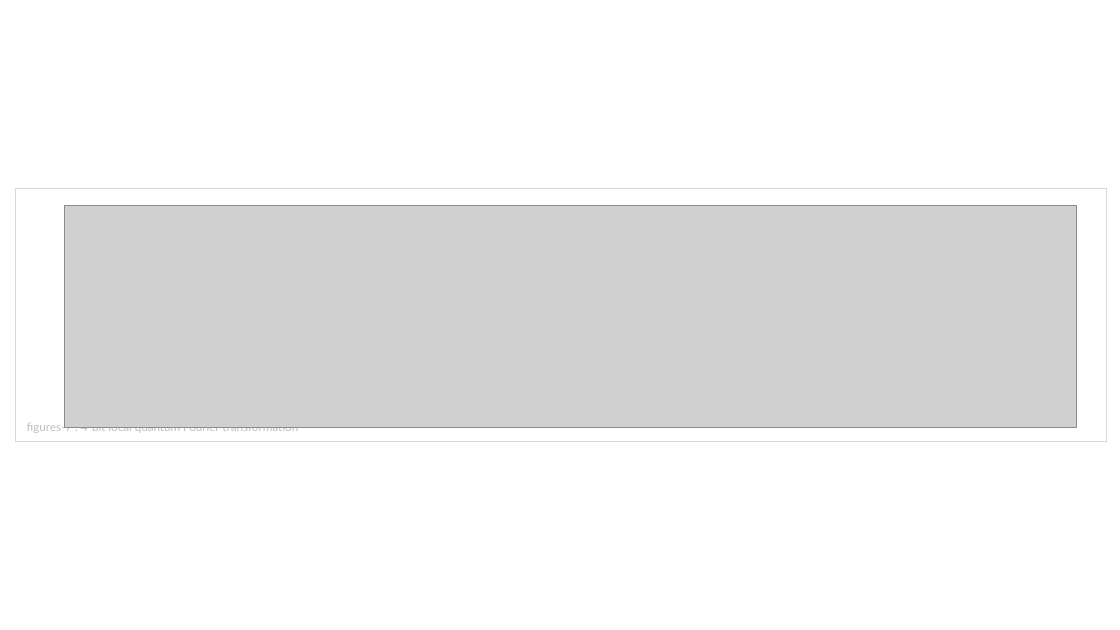
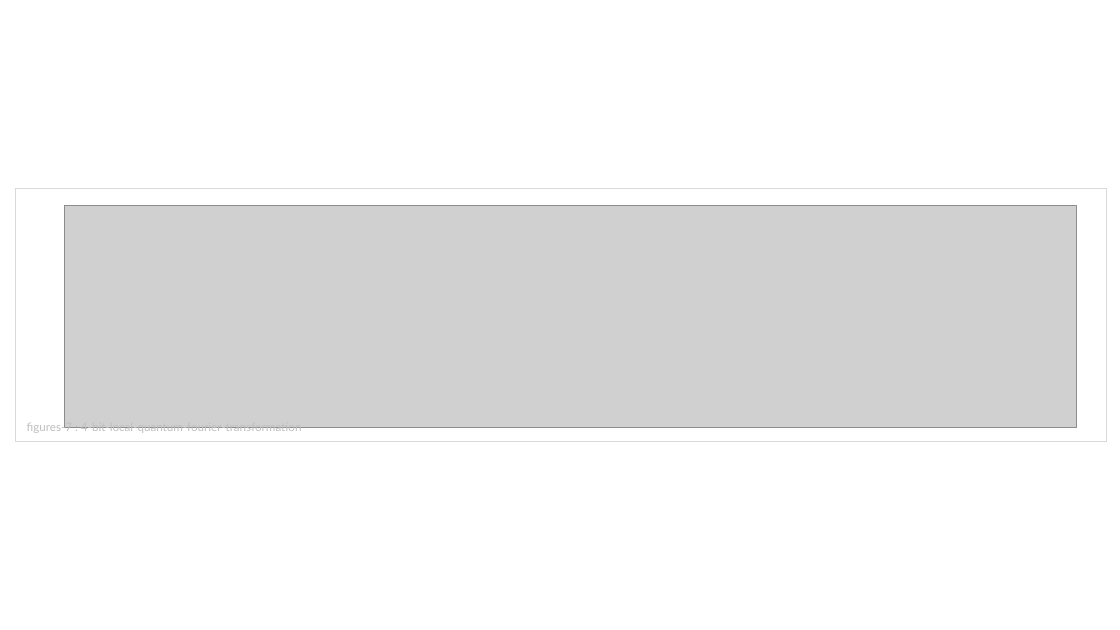
Before and after one commit to brunorijsman/quantum-internet-hackathon-2022, a slide deck: slide 8 of docs/figures/figures.pptx. Drawn at 1120x630 pixels with LibreOffice and Linux fonts; fonts in the diff are those of the drawing; grey boxes stand for pictures. Boxes give left, top, right and bottom in pixels: in the first picture for what was removed or moved away, otherwise in the second. Text is boxed around its words. In the diff, an @@ line names an element or a change of style, - is before the commit and + after.

```diff
--- a/docs/figures/figures.pptx
+++ b/docs/figures/figures.pptx
@@ text at (x1=27, y1=421, x2=302, y2=434): text changed @@
-figures-7 : 4-bit local quantum Fourier transformation
+figures-7 : 4-bit-local-quantum-fourier-transformation
```
Also in this commit, not shown: 2 slides added, 15 other files.
